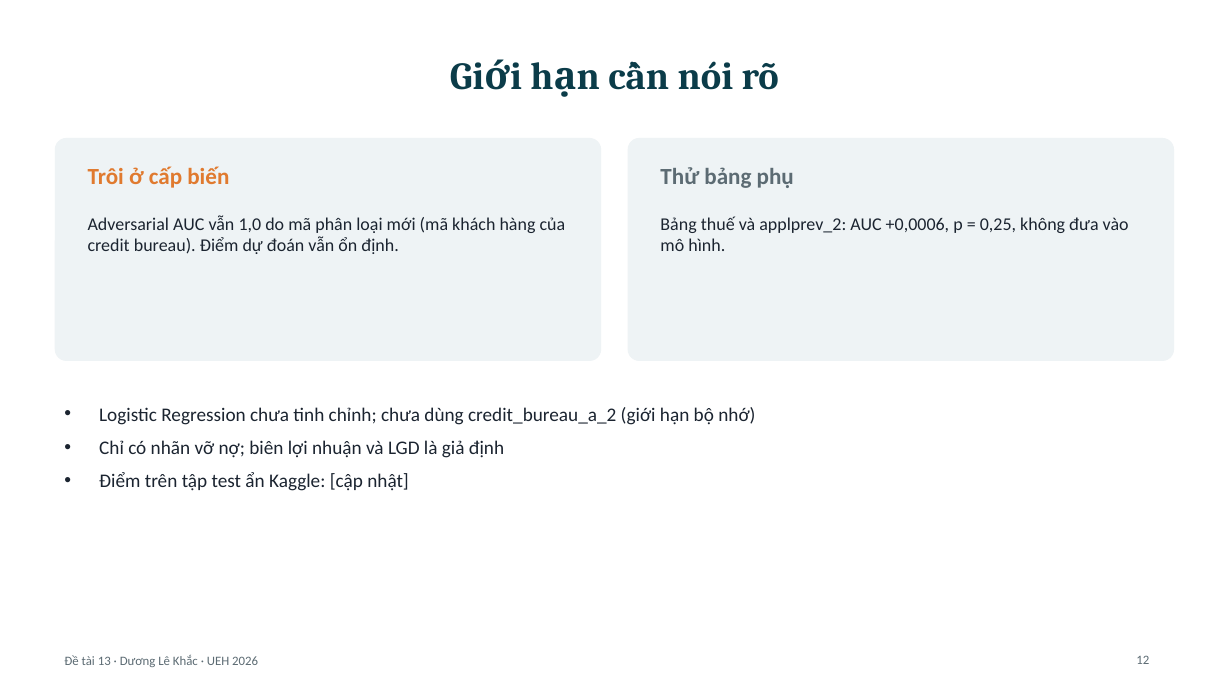
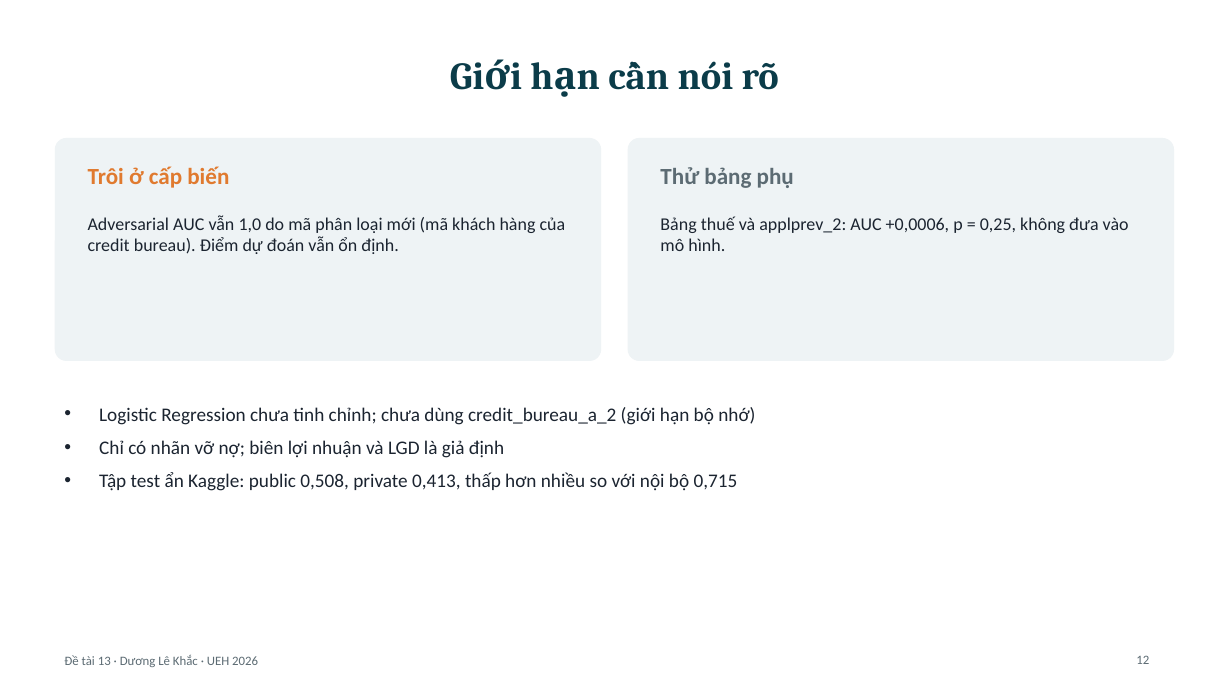
Before and after one commit to duonglk95/UEH-Chuyende-DuongLK525102180006-Detai13, a slide deck: slide 12 of Detai_13/Slide/Slide_Detai13.pptx. Drawn at 1232x693 pixels with LibreOffice and Linux fonts; fonts in the diff are those of the drawing. Boxes give left, top, right and bottom in pixels: in the first picture for what was removed or moved away, otherwise in the second. Text is boxed around its words. In the diff, an @@ line names an element or a change of style, - is before the commit and + after.

Commit message:
Cập nhật điểm Kaggle tập test ẩn

```diff
--- a/Detai_13/Slide/Slide_Detai13.pptx
+++ b/Detai_13/Slide/Slide_Detai13.pptx
@@ text at (99,472,738,491): text changed @@
-• Điểm trên tập test ẩn Kaggle: [cập nhật]
+• Tập test ẩn Kaggle: public 0,508, private 0,413, thấp hơn nhiều so với nội bộ 0,715
```
Also in this commit, not shown: 2 other files.
